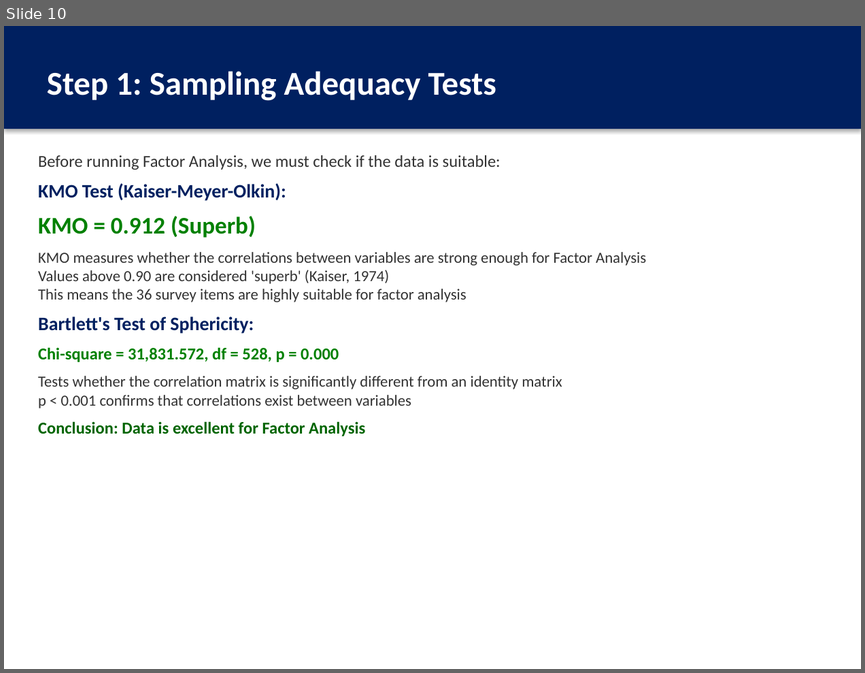
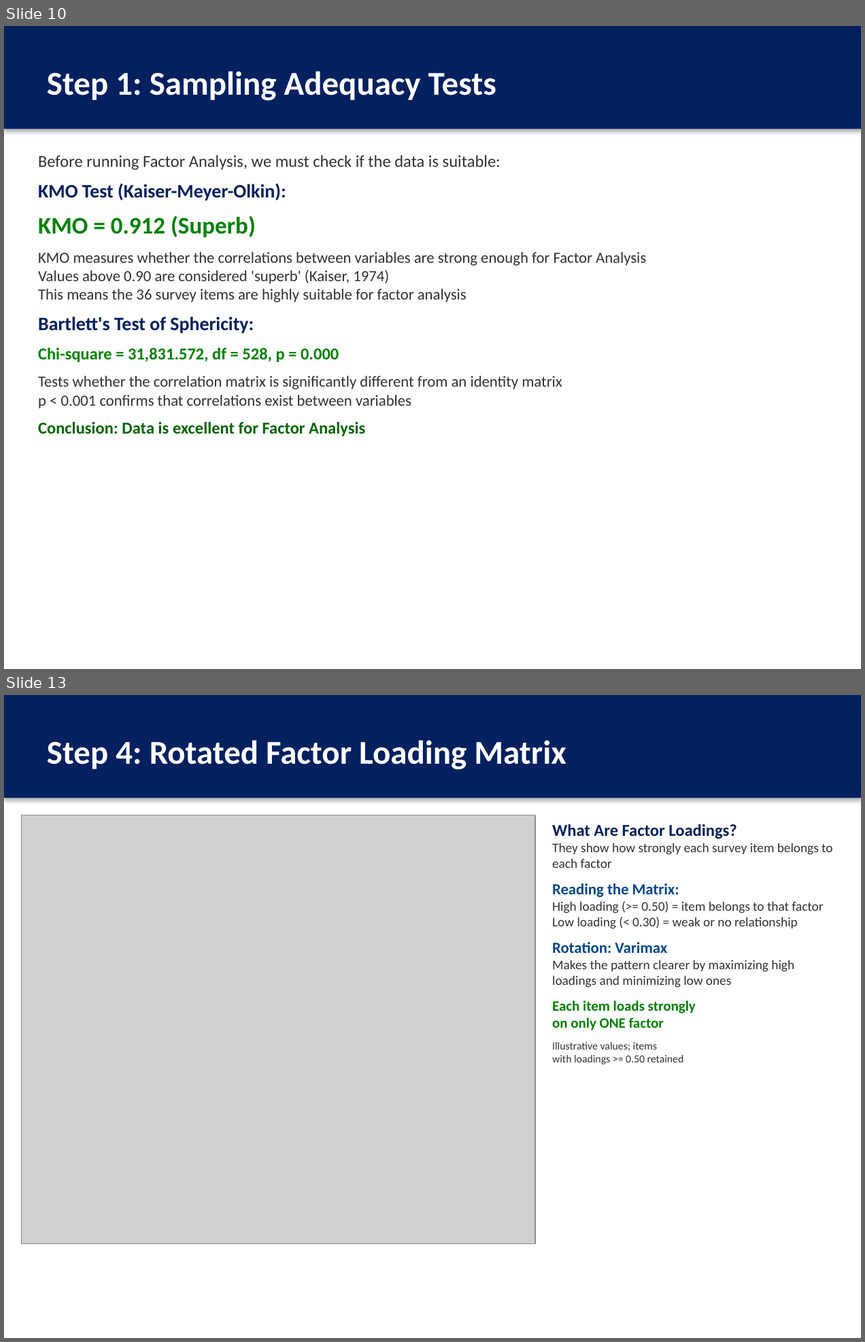
Before and after one commit to thenaivedetective/sp500-stock-performance, a slide deck: Factor_Analysis_JobSatisfaction_Presentation.pptx. Shown one above the other, each under a label of ours: slide 10 before the commit, slides 10 and 13 after it; the slides between them are not shown. The pictures are 865x673 and 865x1342 pixels, drawn with LibreOffice and Linux fonts; fonts in the diff are those of the drawing; grey boxes stand for pictures. Boxes give left, top, right and bottom in pixels: in the first picture for what was removed or moved away, otherwise in the second. Text is boxed around its words. In the diff, an @@ line names an element or a change of style, - is before the commit and + after.

```diff
--- a/Factor_Analysis_JobSatisfaction_Presentation.pptx
+++ b/Factor_Analysis_JobSatisfaction_Presentation.pptx
@@ slide 13 added at <box>4,695,861,1338</box>, background #FFFFFF @@
@@ rectangle added at <box>4,695,861,798</box>, fill #002060, 28 pt, text #FFFFFF, bold @@
+Step 4: Rotated Factor Loading Matrix
@@ picture added at <box>21,815,535,1243</box> @@
@@ text added at <box>552,824,832,1064</box>, 11 pt, text #323232 @@
+What Are Factor Loadings?
+They show how strongly each survey item belongs to each factor
+Reading the Matrix:
+High loading (>= 0.50) = item belongs to that factor
+Low loading (< 0.30) = weak or no relationship
+Rotation: Varimax
+Makes the pattern clearer by maximizing high loadings and minimizing low ones
+Each item loads strongly
+on only ONE factor
+Illustrative values; items
+with loadings >= 0.50 retained
```
Also in this commit, not shown: 4 slides changed, 2 other slides added, 4 other files.
